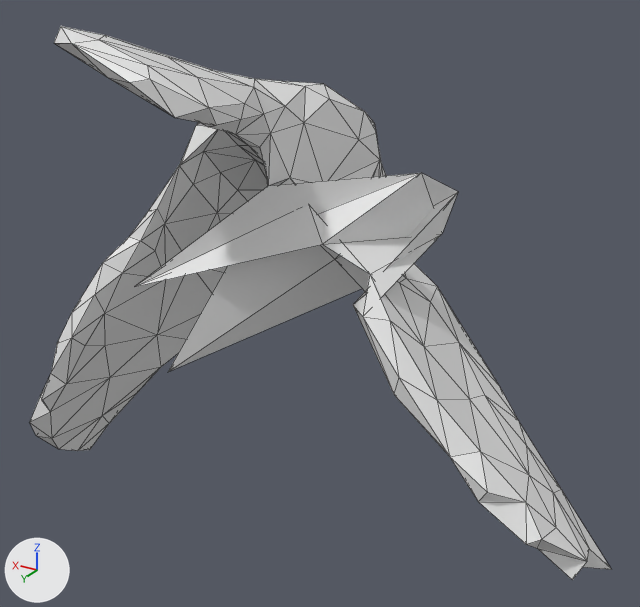
Before and after pictures for a commit that changed the OBJ model mesh_cnn/datasets/random_walks/T589.obj.
Rendered twice from a camera (50 mm lens) standing at (-1.002, 1.495, 0.698) and looking at (-0.09, -0.025, -0.062). Arrows for +X, +Y and +Z are at lower left; the lights stay in place. Mesh edges are drawn as thin lines. Where no turn or scale is listed for an object, it has been applied to the vertices.

Names of what the first picture shows: 'T589'.
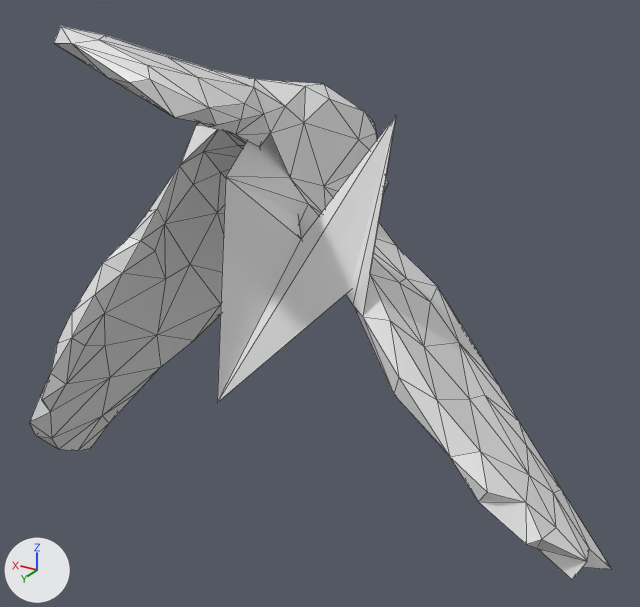
Boxes [x1, y1, x2, y2] around the edits, measured in the pictures (640 x 607 px; the box of a moved part takes in the faces that stretch with it):
part 1 of me_t589, moved or reshaped: before [135, 134, 458, 317]; after [217, 116, 396, 402]
part 2 of me_t589, moved or reshaped (not visible afterwards): before [168, 245, 362, 372]

Patch to the scene script:
```diff
--- a/mesh_cnn/datasets/random_walks/T589.obj.py
+++ b/mesh_cnn/datasets/random_walks/T589.obj.py
@@ me_t589 @@
 me_t589.from_pydata(...)  # 252 vertices, 500 faces; spans x -0.781..0.597, y -0.554..0.459, z -0.578..0.536
 # used by ob_t589; location = (0.0, 0.0, 0.0)
-me_t589.vertices[168].co = (-0.046, 0.098, 0.224)  # pixel (268, 185)
-me_t589.vertices[176].co = (0.197, 0.239, 0.009)  # pixel (134, 286)
-me_t589.vertices[188].co = (-0.179, 0.115, 0.132)  # pixel (322, 244)
-me_t589.vertices[192].co = (-0.353, -0.122, 0.203)  # pixel (458, 191)
-me_t589.vertices[193].co = (-0.303, -0.052, 0.251)  # pixel (421, 172)
-me_t589.vertices[199].co = (-0.32, -0.134, 0.105)  # pixel (442, 233)
-me_t589.vertices[180].co = (0.113, 0.252, -0.16)  # pixel (167, 372)
+# me_t589 part 1
+me_t589.vertices[168].co = (0.045, -0.092, 0.388)
+me_t589.vertices[176].co = (-0.039, 0.225, 0.271)  # pixel (225, 176)
+me_t589.vertices[188].co = (-0.043, 0.29, -0.168)  # pixel (217, 402)
+me_t589.vertices[192].co = (-0.182, 0.094, 0.072)
+me_t589.vertices[193].co = (-0.126, 0.107, 0.13)  # pixel (301, 239)
+me_t589.vertices[199].co = (-0.268, -0.004, 0.368)  # pixel (396, 114)
+# me_t589 part 2
+me_t589.vertices[180].co = (-0.065, 0.076, 0.119)
```
